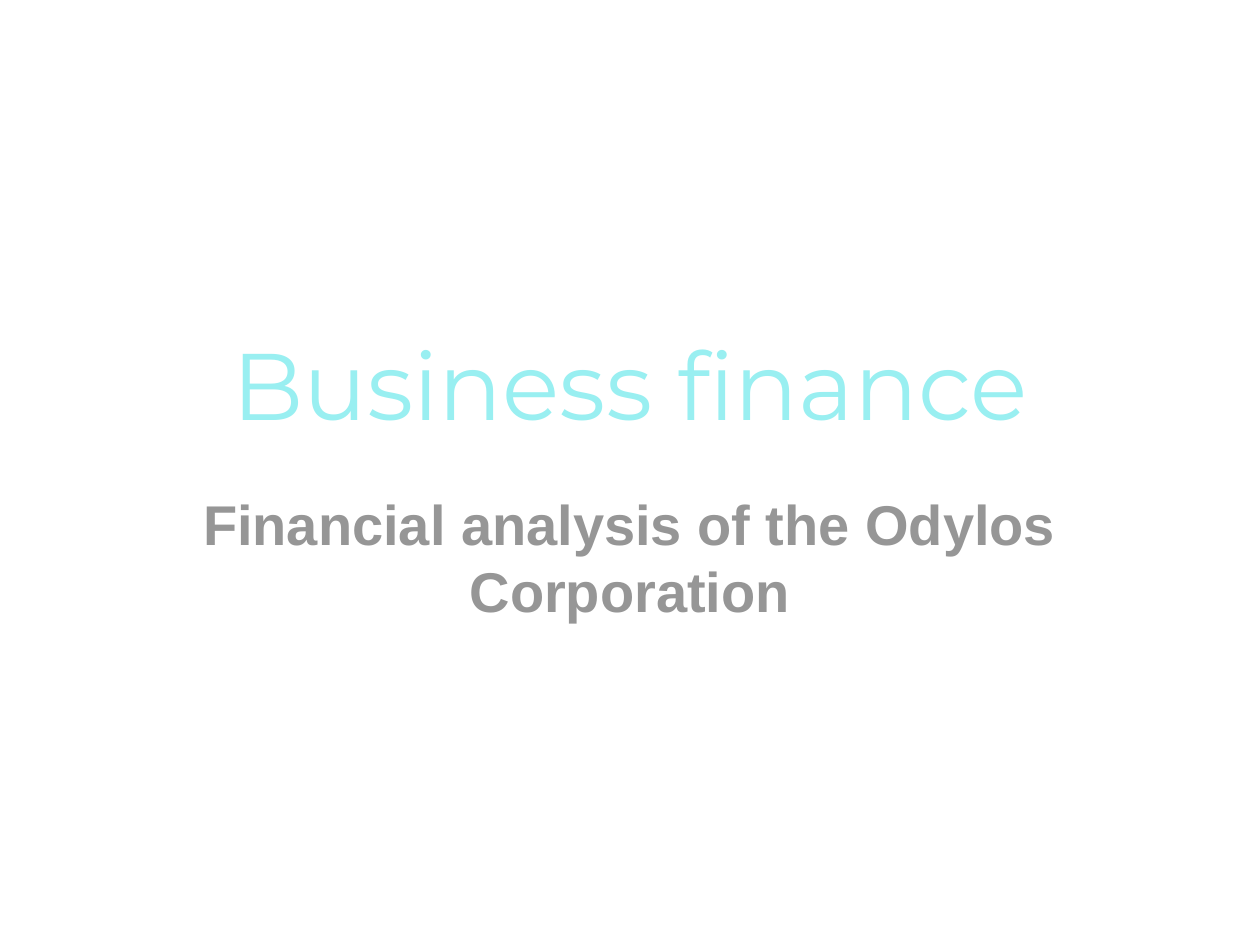
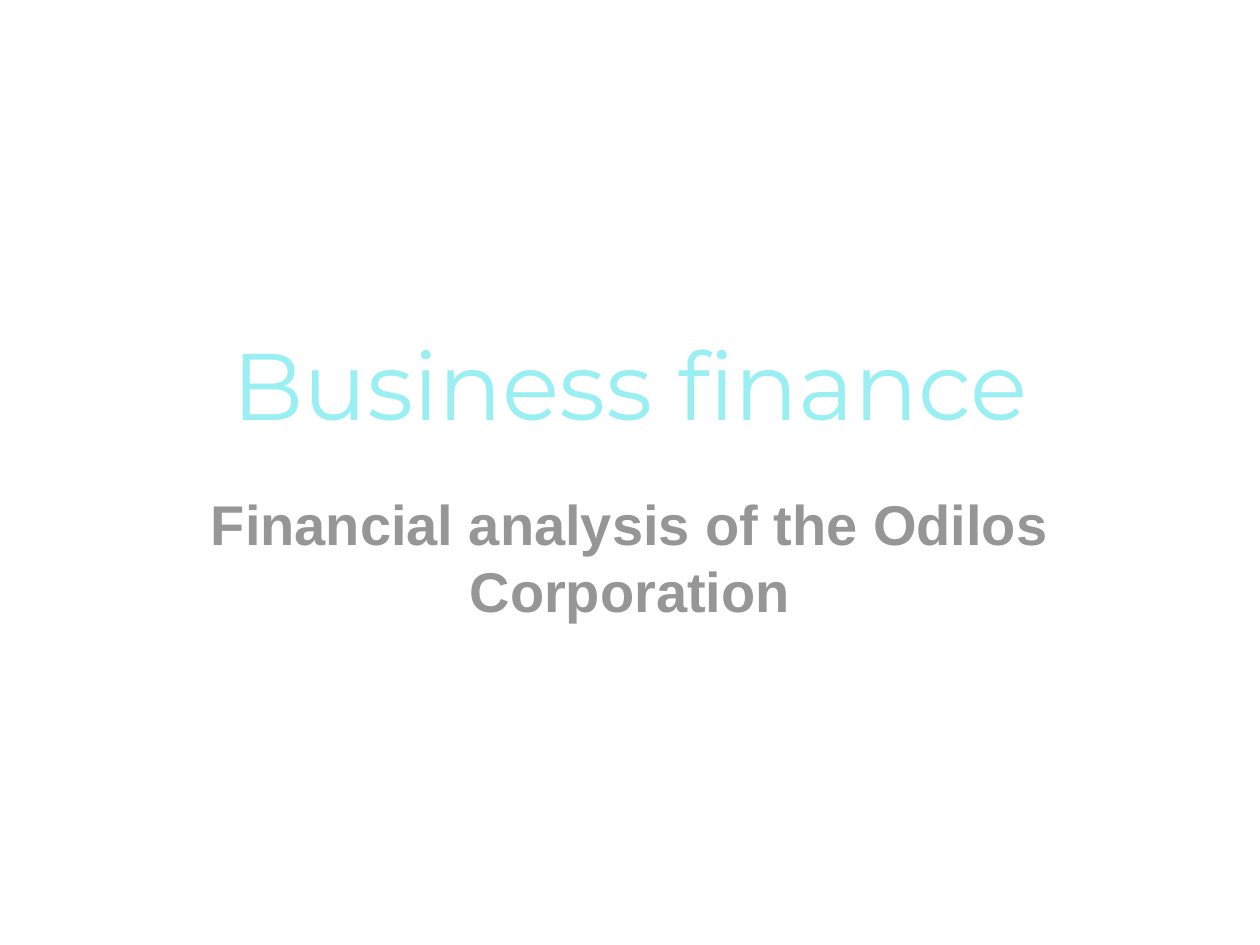
Before and after one commit to pngames/pavillon-noir, a slide deck: slide 16 of .others/tertiaire/tertiaire_finance.ppt. Drawn at 1260x945 pixels with LibreOffice and Linux fonts; fonts in the diff are those of the drawing; background and template pictures are left out. Boxes give left, top, right and bottom in pixels: in the first picture for what was removed or moved away, otherwise in the second. Text is boxed around its words. In the diff, an @@ line names an element or a change of style, - is before the commit and + after.

```diff
--- a/.others/tertiaire/tertiaire_finance.ppt
+++ b/.others/tertiaire/tertiaire_finance.ppt
@@ subtitle at (x1=211, y1=504, x2=1047, y2=623): text changed @@
-Financial analysis of the Odylos Corporation
+Financial analysis of the Odilos Corporation
```
Also in this commit, not shown: 9 other slides changed.
